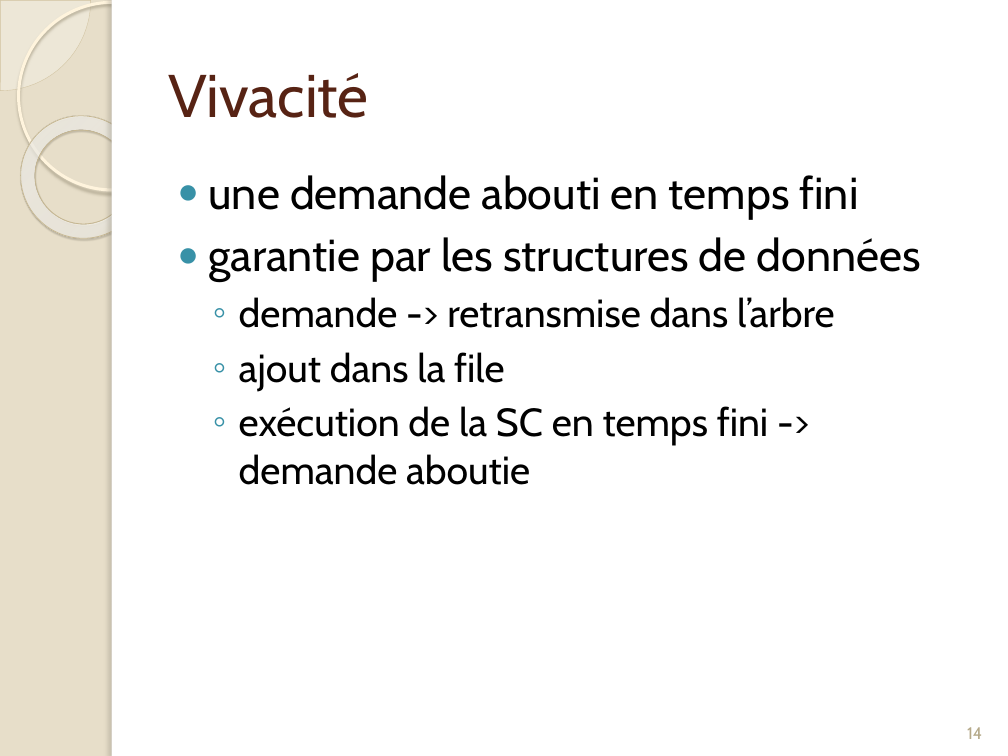
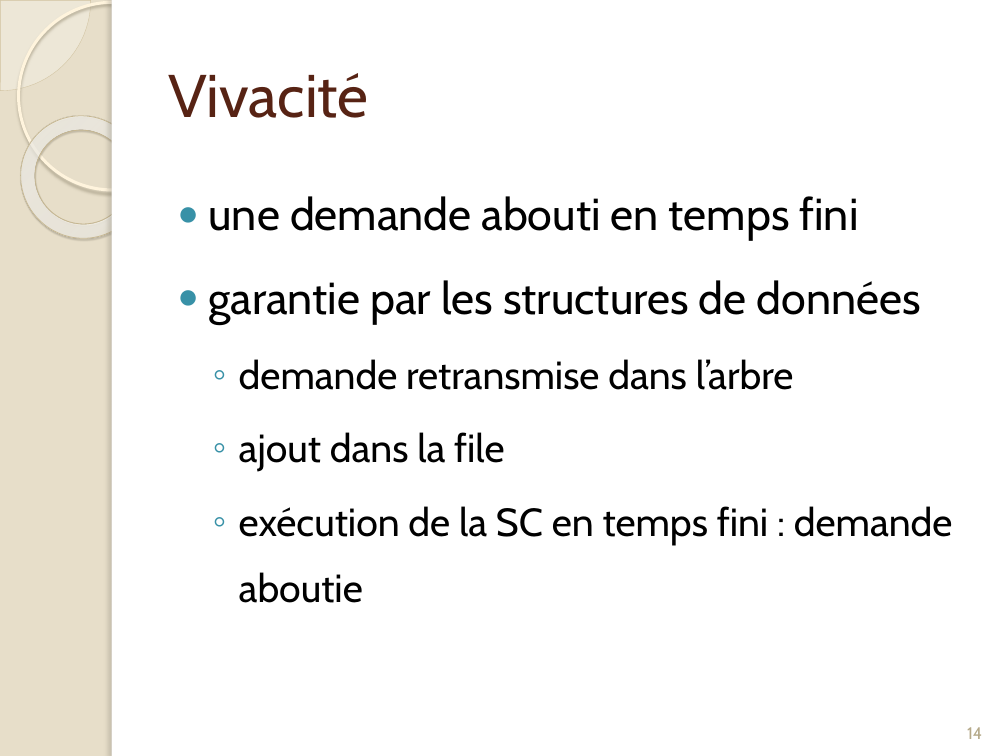
Before and after one commit to Origraena/moca, a slide deck: slide 15 of fmin212/Presentation/presAlgoDist.pptx. Drawn at 1008x756 pixels with LibreOffice and Linux fonts; fonts in the diff are those of the drawing. Boxes give left, top, right and bottom in pixels: in the first picture for what was removed or moved away, otherwise in the second. Text is boxed around its words. In the diff, an @@ line names an element or a change of style, - is before the commit and + after.

```diff
--- a/fmin212/Presentation/presAlgoDist.pptx
+++ b/fmin212/Presentation/presAlgoDist.pptx
@@ text at (209, 196, 921, 472): line spacing 1 to 1.4 @@
@@ text at (239, 359, 794, 390): text changed @@
-  ◦ demande -> retransmise dans l’arbre
+  ◦ demande retransmise dans l’arbre
@@ text at (239, 506, 953, 603): text changed @@
-  ◦ exécution de la SC en temps fini -> demande aboutie
+  ◦ exécution de la SC en temps fini : demande aboutie
```
Also in this commit, not shown: 16 other slides changed, 11 slides added, 2 other files.
